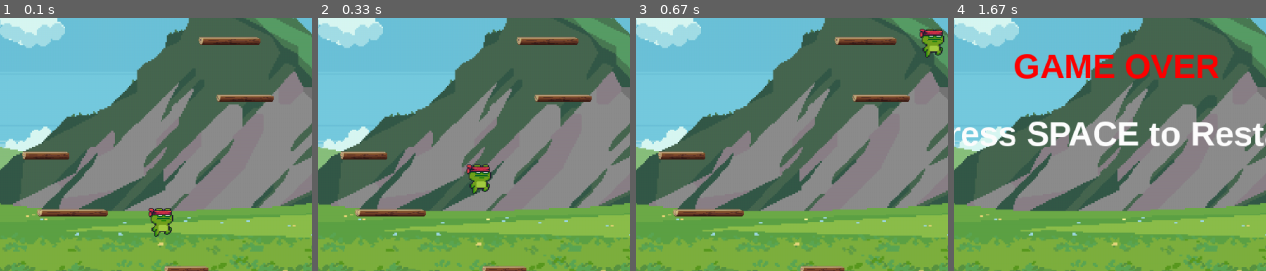
Above: before the commit, frames 1-4 (left to right).
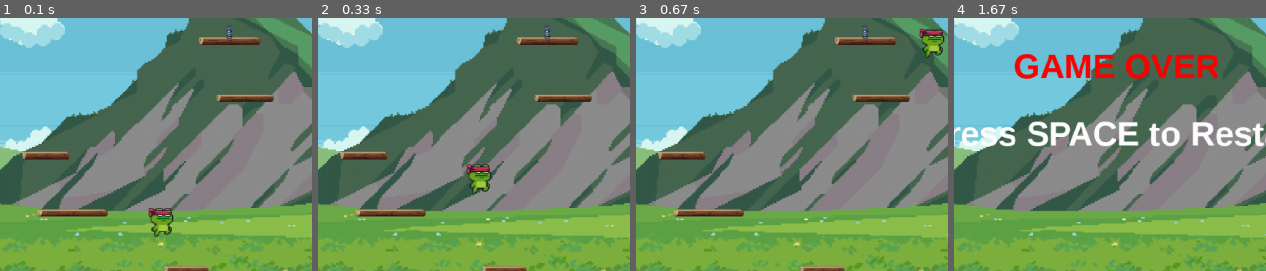
Above: after the commit, the same moments.

Repository: adityaghatak22/Jumpy-game
Game: pygame game, started from game.py
Two runs of this game, one before a commit and one after it. Both use one fixed random seed, a clock stepped at 60 frames per second and the inputs below.
Inputs:
- Up to frame 1 (0.1 s): no input
- Up to frame 2 (0.33 s): no input
- Up to frame 3 (0.67 s): hold D from 0.33 s (still down)
- Up to frame 4 (1.67 s): release D at 0.8 s; hold D 0.83-1.3 s; hold A from 1.33 s (still down)
The pictures show only the part of the screen within x 2-52%, y 34-84%; the shares and areas given below are measured in that part.

The runs differ from the first frame. In frame 1, less than 0.1% of the frame differs, in the area x 72-75%, y 3-9%; in frame 2, less than 0.1%; in frame 3, less than 0.1%; in frame 4, nothing differs.

Commit message:
Final game

Diff:
--- a/game.py
+++ b/game.py
@@ -1,7 +1,7 @@
 # --------------------------------------------
+#                   JUMPY
 #   Doodle Jump Style Game using Pygame
-#   Author: (Your Name)
-#   Description: A simple platform jumper game
+#   Author: Aditya Ghatak - 316
 # --------------------------------------------
 
 import pygame
@@ -11,6 +11,7 @@
 #   INITIALIZATION
 # --------------------------------------------
 pygame.init()
+pygame.mixer.init()  # Initialize sound mixer
 
 # --------------------------------------------
 #   GAME WINDOW SETUP
@@ -53,8 +54,27 @@
 jumpy_image = pygame.image.load('assets/jump.png').convert_alpha()
 platform_image = pygame.image.load('assets/wood.png').convert_alpha()
 bird_image = pygame.image.load('assets/bird.png').convert_alpha()
+spring_image = pygame.image.load('assets/spring.png').convert_alpha()
 
 bg_image_scaled = pygame.transform.scale(bg_image, (BASE_WIDTH, BASE_HEIGHT))
+
+# --------------------------------------------
+#   LOAD SOUNDS
+# --------------------------------------------
+pygame.mixer.music.load('assets/bgmusic.mp3')
+pygame.mixer.music.set_volume(0.4)
+
+spring_sound = pygame.mixer.Sound('assets/spring.wav')
+spring_sound.set_volume(0.7)
+
+jump_sound = pygame.mixer.Sound('assets/jump.wav')
+jump_sound.set_volume(0.6)
+
+death_sound = pygame.mixer.Sound('assets/death.wav')
+death_sound.set_volume(0.7)
+
+# Start background music loop
+pygame.mixer.music.play(-1)
 
 # --------------------------------------------
 #   FONTS
@@ -109,15 +129,29 @@
             dx = BASE_WIDTH - self.rect.right
 
         global score
+        platform_bounced = False
+
         for platform in platform_group:
             if platform.rect.colliderect(self.rect.x, self.rect.y + dy, self.width, self.height):
                 if self.rect.bottom < platform.rect.centery and self.vel_y > 0:
                     self.rect.bottom = platform.rect.top
                     dy = 0
                     self.vel_y = -20
+                    platform_bounced = True
                     if self.last_platform != platform:
                         score += 10
                         self.last_platform = platform
+                        jump_sound.play()
+
+        # Spring collision (+50 points)
+        for spring in spring_group:
+            if spring.rect.colliderect(self.rect.x, self.rect.y + dy, self.width, self.height):
+                if self.rect.bottom < spring.rect.centery and self.vel_y > 0:
+                    self.rect.bottom = spring.rect.top + 5
+                    dy = 0
+                    self.vel_y = -30
+                    score += 50
+                    spring_sound.play()
 
         if self.rect.top <= SCROLL_THRESH and self.vel_y < 0:
             scroll = -dy
@@ -168,6 +202,26 @@
 
 
 # --------------------------------------------
+#   SPRING CLASS
+# --------------------------------------------
+class Spring(pygame.sprite.Sprite):
+    def __init__(self, platform):
+        super().__init__()
+        self.image = pygame.transform.scale(spring_image, (30, 25))
+        self.rect = self.image.get_rect()
+        self.rect.centerx = platform.rect.centerx
+        self.rect.bottom = platform.rect.top + 5
+        self.platform = platform
+
+    def update(self, scroll):
+        self.rect.y += scroll
+        if self.platform.alive():
+            self.rect.bottom = self.platform.rect.top + 5
+        else:
+            self.kill()
+
+
+# --------------------------------------------
 #   BIRD CLASS
 # --------------------------------------------
 class Bird(pygame.sprite.Sprite):
@@ -178,7 +232,6 @@
         self.rect = self.image.get_rect()
         self.rect.y = y
         self.rect.x = random.choice([-size, BASE_WIDTH + size])
-        # 🔹 increased speed (2x faster)
         self.speed = random.choice([4, 5]) * (1 if self.rect.x < 0 else -1)
 
     def update(self, scroll):
@@ -192,10 +245,11 @@
 #   FUNCTIONS
 # --------------------------------------------
 def reset_game():
-    global platform_group, bird_group, jumpy, scroll, score, highest_y, current_gravity, game_over, last_bird_spawn_time
+    global platform_group, bird_group, spring_group, jumpy, scroll, score, highest_y, current_gravity, game_over, last_bird_spawn_time
 
     platform_group.empty()
     bird_group.empty()
+    spring_group.empty()
     score = 0
     highest_y = BASE_HEIGHT
     scroll = 0
@@ -206,6 +260,9 @@
     jumpy.rect.center = (BASE_WIDTH // 2, BASE_HEIGHT - 200)
     jumpy.vel_y = 0
     jumpy.last_platform = None
+
+    # Restart background music
+    pygame.mixer.music.play(-1)
 
     # starting platform
     start_width = 100
@@ -223,6 +280,11 @@
         platform = Platform(p_x, p_y, p_w)
         platform_group.add(platform)
 
+        #  spring spawn chance
+        if random.random() < 0.1:
+            spring = Spring(platform)
+            spring_group.add(spring)
+
 
 # --------------------------------------------
 #   INITIALIZE OBJECTS
@@ -230,6 +292,7 @@
 jumpy = Player(BASE_WIDTH // 2, BASE_HEIGHT - 200)
 platform_group = pygame.sprite.Group()
 bird_group = pygame.sprite.Group()
+spring_group = pygame.sprite.Group()
 reset_game()
 
 # --------------------------------------------
@@ -258,10 +321,13 @@
         platform_group.update(scroll)
         platform_group.draw(game_surface)
 
+        # --- Springs ---
+        spring_group.update(scroll)
+        spring_group.draw(game_surface)
+
         # --- Bird Spawn ---
         current_time = pygame.time.get_ticks()
         if score > 200 and len(bird_group) < 2 and current_time - last_bird_spawn_time > BIRD_SPAWN_DELAY:
-            # 🔹 spawn near top of screen (instead of around player)
             y = random.randint(50, 150)
             bird = Bird(y)
             bird_group.add(bird)
@@ -294,12 +360,19 @@
                 platform_group.add(new_platform)
                 highest_platform_y = p_y
 
+                #  10% spring spawn chance
+                if random.random() < 0.1:
+                    spring = Spring(new_platform)
+                    spring_group.add(spring)
+
         # --- Player ---
         jumpy.draw(game_surface)
 
         # --- Collision Check with Bird ---
         if pygame.sprite.spritecollide(jumpy, bird_group, False):
             game_over = True
+            pygame.mixer.music.stop()
+            death_sound.play()
 
         # --- Draw Everything on Screen ---
         scaled_surface = pygame.transform.scale(game_surface, (new_width, new_height))
@@ -322,6 +395,8 @@
         # --- Game Over Condition ---
         if jumpy.rect.top > BASE_HEIGHT:
             game_over = True
+            pygame.mixer.music.stop()
+            death_sound.play()
             if score > high_score:
                 high_score = score
                 with open("highscore.txt", "w") as f:
Binary file removed: assets/bg.png
Not shown, added: assets/bgmusic.mp3
Not shown, added: assets/death.wav
Not shown, added: assets/jump.wav
Not shown, added: assets/spring.wav
